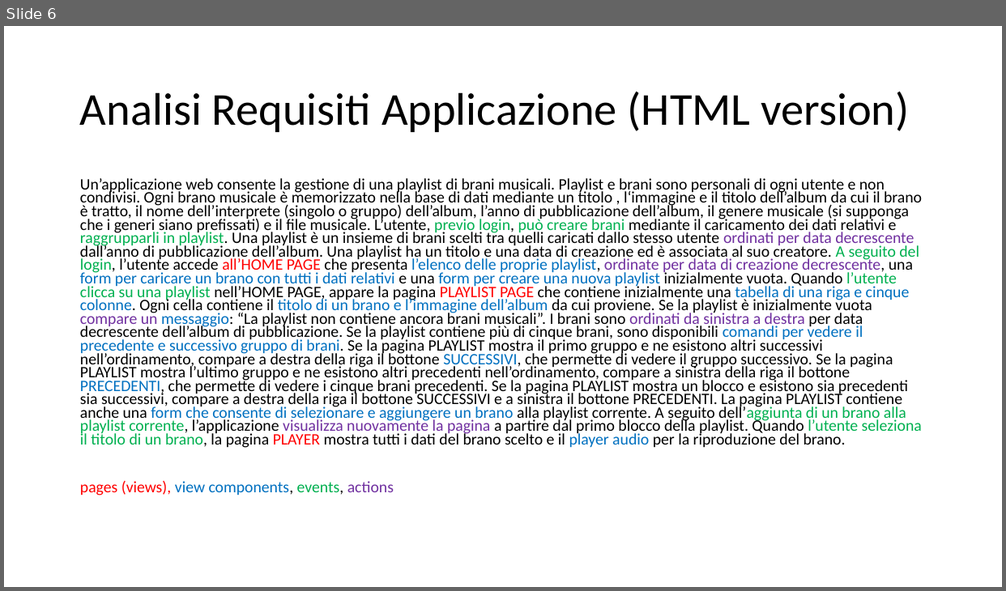
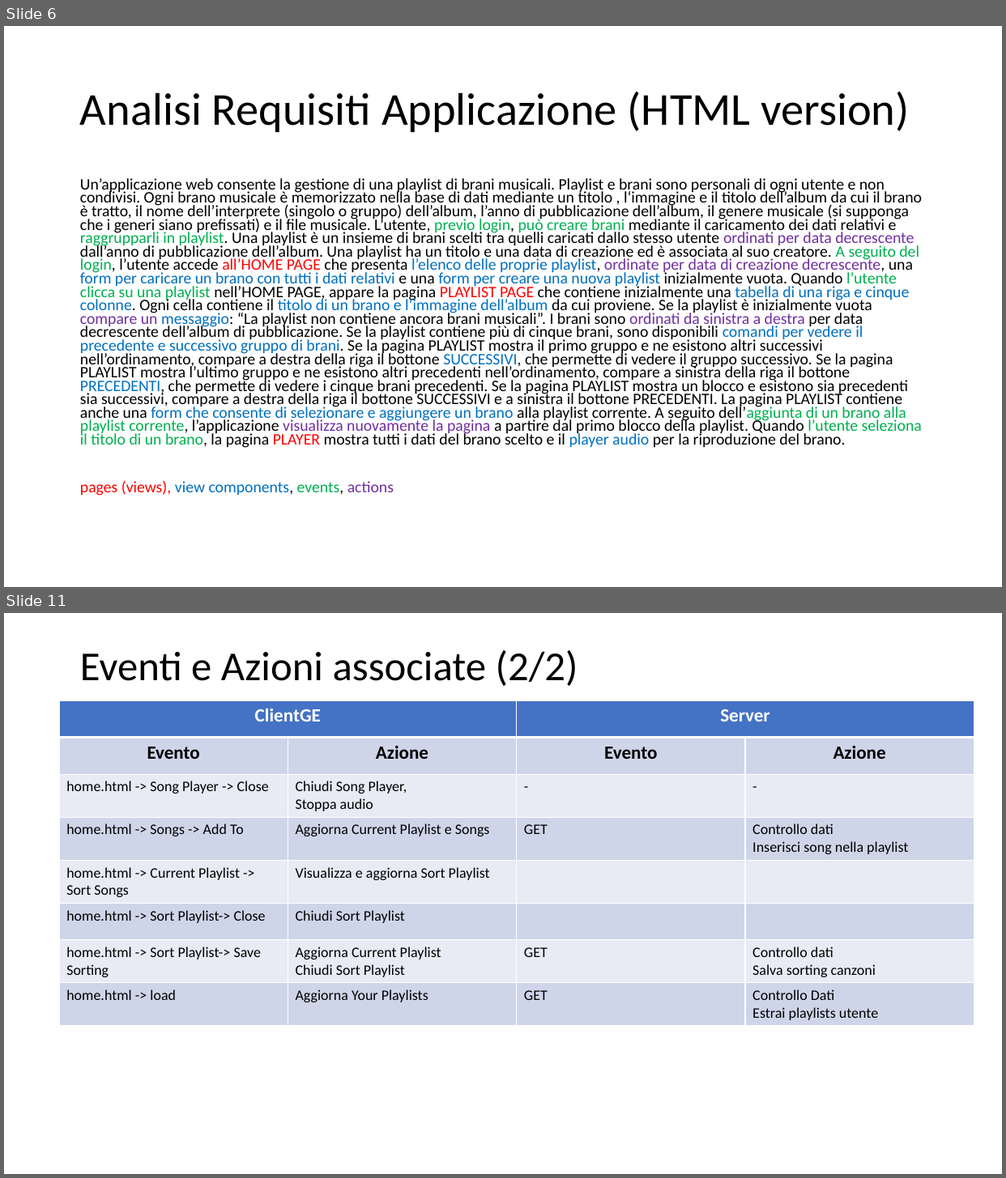
Before and after one commit to GenniImparato/PlaylistMaker, a slide deck: doc/documentation (RIA).pptx. Shown one above the other, each under a label of ours: slide 6 before the commit, slides 6 and 11 after it; the slides between them are not shown. The pictures are 1006x591 and 1006x1178 pixels, drawn with LibreOffice and Linux fonts; fonts in the diff are those of the drawing. Boxes give left, top, right and bottom in pixels: in the first picture for what was removed or moved away, otherwise in the second. Text is boxed around its words. In the diff, an @@ line names an element or a change of style, - is before the commit and + after.

```diff
--- a/doc/documentation (RIA).pptx
+++ b/doc/documentation (RIA).pptx
@@ slide 11 added at box(4, 613, 1002, 1174), background #FFFFFF @@
@@ title added at box(80, 650, 578, 686), 39.6 pt, text #000000 @@
+Eventi e Azioni associate (2/2)
@@ table added at box(59, 700, 976, 1024), 8 rows, 4 columns @@
+ClientGE |  | Server | 
+Evento | Azione | Evento | Azione
+home.html -> Song Player -> Close | Chiudi Song Player, / Stoppa audio | - | -
+home.html -> Songs -> Add To | Aggiorna Current Playlist e Songs | GET | Controllo dati / Inserisci song nella playlist
+home.html -> Current Playlist -> Sort Songs | Visualizza e aggiorna Sort Playlist |  | 
+home.html -> Sort Playlist-> Close | Chiudi Sort Playlist |  | 
+home.html -> Sort Playlist-> Save Sorting | Aggiorna Current Playlist / Chiudi Sort Playlist | GET | Controllo dati / Salva sorting canzoni
+home.html -> load | Aggiorna Your Playlists | GET | Controllo Dati / Estrai playlists utente
```
Also in this commit, not shown: 6 slides changed, 8 other slides added, 28 other files.
